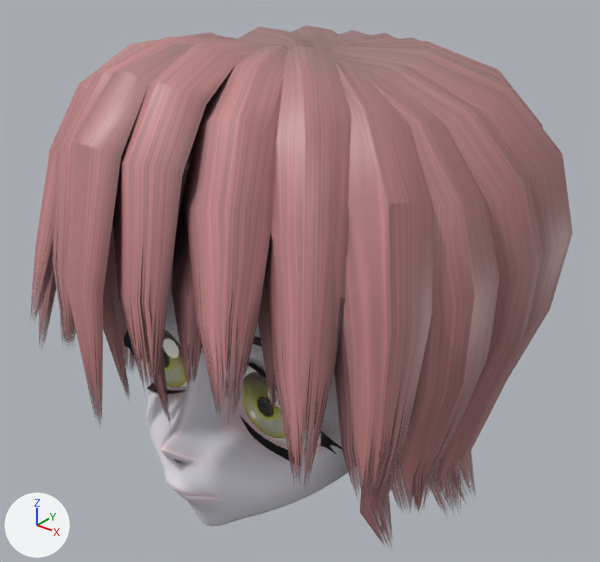
The Blender file head_Girl/head_Girl.blend, before and after one commit.
Rendered twice from a camera (50 mm lens) standing at (0.38, -0.485, 0.415) and looking at (-0.012, 0.006, 0.111). Lighting does not change. The marker at lower left points along +X, +Y and +Z. The first picture is the older version.

The first picture shows 'eyeball.L', 'eyeball.R', 'hair.girl', 'head.girl'.
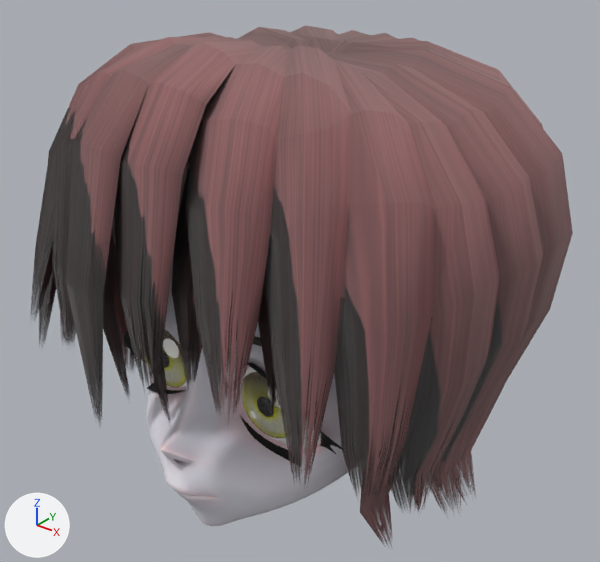
Scene script edits in JSON lines:
```json
{"op": "add", "block": "img_hair_n_png", "code": ["img_hair_n_png = load_image('hair_n.png', 'tex/hairs/hair_n.png', 512, 512, 'Non-Color')"]}
{"op": "add", "block": "mat_hair_tex", "code": "n3 = _N.new('ShaderNodeTexImage'); n3.name = 'Image Texture'"}
{"op": "add", "block": "mat_hair_tex", "code": "n3.image = img_hair_png"}
{"op": "remove", "block": "mat_hair_tex", "code": "n3 = _N.new('ShaderNodeTexImage'); n3.name = 'Image Texture'"}
{"op": "remove", "block": "mat_hair_tex", "code": "n3.image = img_hair_png"}
{"op": "add", "block": "mat_hair_tex", "code": "n4 = _N.new('ShaderNodeTexImage'); n4.name = 'Image Texture.001'"}
{"op": "add", "block": "mat_hair_tex", "code": "n4.image = img_hair_n_png"}
{"block": "mat_hair_tex", "where": "n2 = _N.new('ShaderNodeUVMap'); n2.name = 'UV Map'"}
{"block": "mat_hair_tex", "where": "n1 = _N.new('ShaderNodeBsdfPrincipled'); n1.name = 'Principled BSDF'"}
{"op": "add", "block": "mat_hair_tex", "code": "_L.new(n2.outputs[0], n4.inputs[0])  # 'UV' to 'Vector'"}
{"op": "add", "block": "mat_hair_tex", "code": "_L.new(n4.outputs[0], n1.inputs[5])  # 'Color' to 'Normal'"}
{"block": "me_hair_girl_001", "where": "me_hair_girl_001.from_pydata(...)  # 409 vertices, 457 faces; spans x -0.192..0.0, y -0.224..0.215, z -0.169..0.326"}
{"block": "me_hair_girl_001", "where": "# used by ob_hair_girl; location = (0.0, 0.0, 0.0)"}
{"block": "me_hair_girl_001", "change": "me_hair_girl_001 part 1: edges marked sharp go from 366 to 191"}
```

Location of each change, [x1, y1, x2, y2] in pixels of the pictures (600 x 562 px):
```json
{"object": "hair.girl", "change": "surface changed, shading changed", "before": [31, 25, 573, 541], "after": [31, 25, 573, 541], "on screen": "darker"}
```
